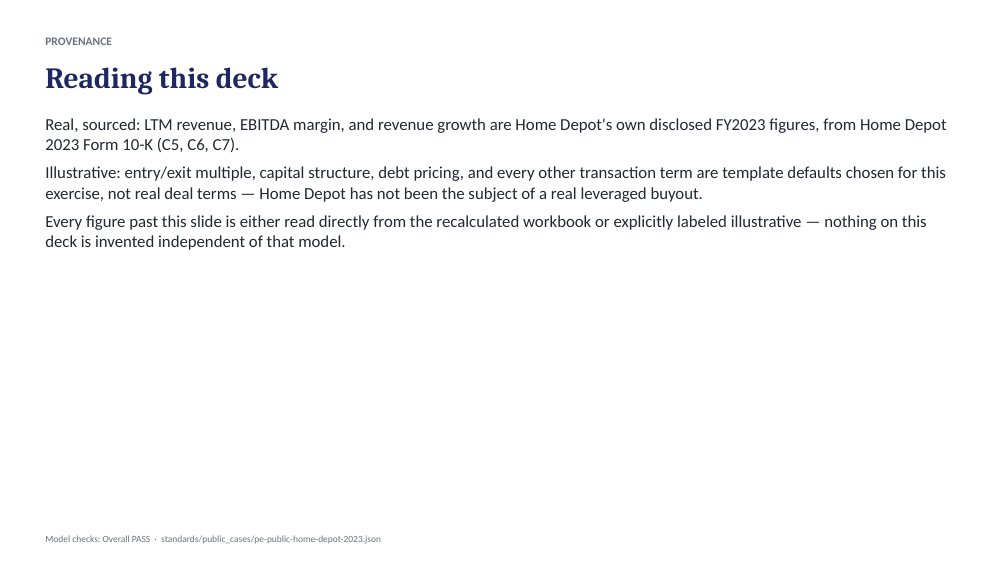
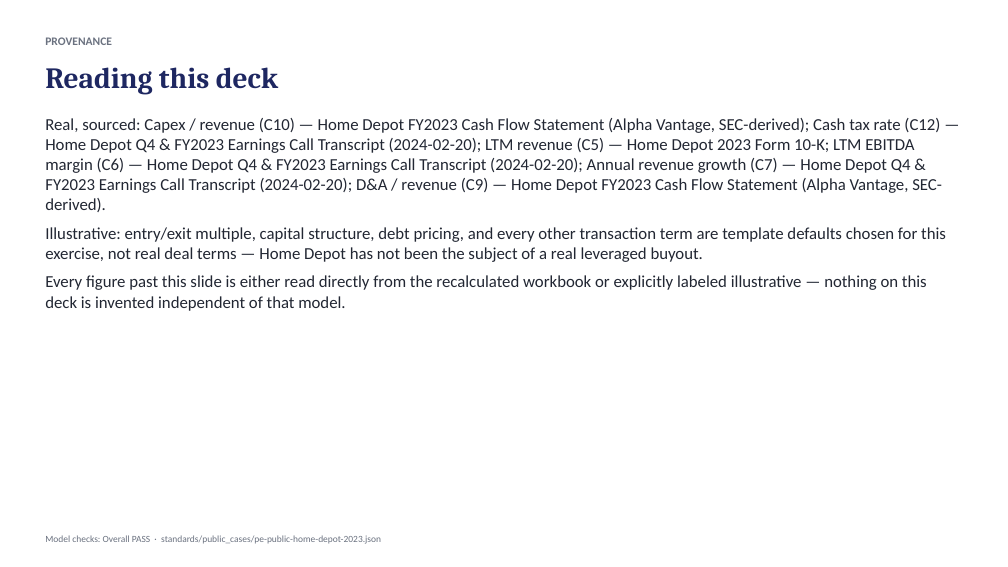
Before and after one commit to SMC17/finance-segway, a slide deck: slide 2 of 03_Private_Equity/presentations/pe-public-home-depot-2023-ic-memo.pptx. Drawn at 1008x567 pixels with LibreOffice and Linux fonts; fonts in the diff are those of the drawing. Boxes give left, top, right and bottom in pixels: in the first picture for what was removed or moved away, otherwise in the second. Text is boxed around its words. In the diff, an @@ line names an element or a change of style, - is before the commit and + after.

```diff
--- a/03_Private_Equity/presentations/pe-public-home-depot-2023-ic-memo.pptx
+++ b/03_Private_Equity/presentations/pe-public-home-depot-2023-ic-memo.pptx
@@ text at bbox=[45, 118, 942, 212]: text changed @@
-Real, sourced: LTM revenue, EBITDA margin, and revenue growth are Home Depot's own disclosed FY2023 figures, from Home Depot 2023 Form 10-K (C5, C6, C7).
+Real, sourced: Capex / revenue (C10) — Home Depot FY2023 Cash Flow Statement (Alpha Vantage, SEC-derived); Cash tax rate (C12) — Home Depot Q4 & FY2023 Earnings Call Transcript (2024-02-20); LTM revenue (C5) — Home Depot 2023 Form 10-K; LTM EBITDA margin (C6) — Home Depot Q4 & FY2023 Earnings Call Transcript (2024-02-20); Annual revenue growth (C7) — Home Depot Q4 & FY2023 Earnings Call Transcript (2024-02-20); D&A / revenue (C9) — Home Depot FY2023 Cash Flow Statement (Alpha Vantage, SEC-derived).
```
Also in this commit, not shown: 5 other slides changed, 11 other files.
